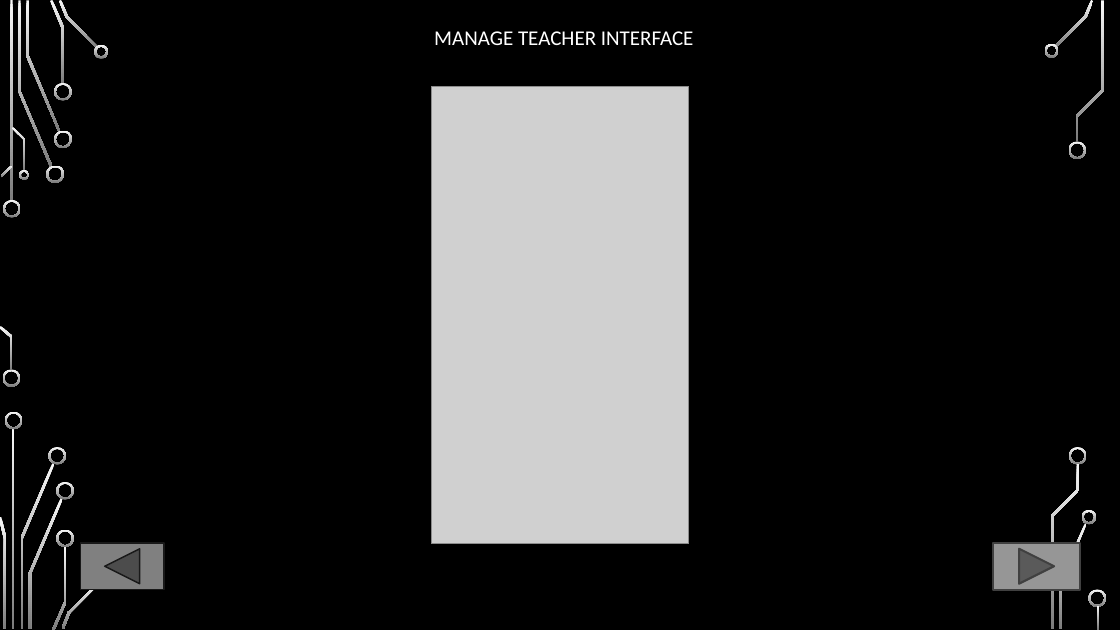
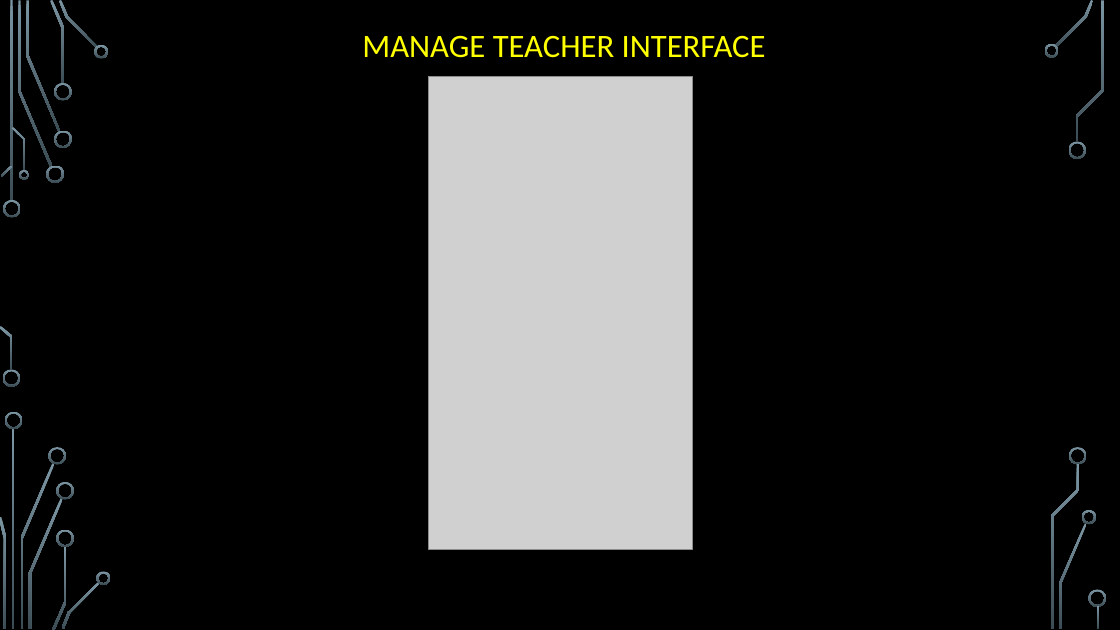
Before and after one commit to FarissAdnann/FYPGROUP2, a slide deck: slide 10 of Interface/INTERFACE.pptx. Drawn at 1120x630 pixels with LibreOffice and Linux fonts; fonts in the diff are those of the drawing; grey boxes stand for pictures; background and template pictures are left out. Boxes give left, top, right and bottom in pixels: in the first picture for what was removed or moved away, otherwise in the second. Text is boxed around its words. In the diff, an @@ line names an element or a change of style, - is before the commit and + after.

```diff
--- a/Interface/INTERFACE.pptx
+++ b/Interface/INTERFACE.pptx
@@ fill gradient #F8F8F8 to #7C7C7C to gradient #7C96A3 to #3B4C54 in 36 elements at box(3, 200, 21, 218), box(3, 370, 20, 387), box(18, 1, 52, 167), box(46, 166, 64, 183), box(26, 1, 60, 132), box(50, 0, 65, 84), box(54, 130, 71, 148), box(54, 83, 71, 101), box(59, 0, 97, 49), box(94, 45, 109, 58), box(1, 166, 13, 177), box(0, 326, 13, 371), box(12, 127, 25, 171), box(18, 170, 29, 180), box(13, 429, 15, 629), box(20, 463, 54, 628), box(5, 412, 23, 429), box(0, 517, 6, 628), box(49, 447, 66, 465), box(29, 498, 63, 629), box(52, 546, 66, 630), box(56, 482, 74, 500), box(56, 529, 74, 547), box(61, 581, 100, 629), box(97, 571, 111, 585), box(1055, 0, 1094, 47), box(1044, 44, 1059, 58), box(1069, 141, 1086, 159), box(1060, 523, 1087, 629), box(1082, 510, 1096, 524), box(1076, 1, 1104, 143), box(1070, 447, 1087, 465), box(1051, 464, 1080, 629), box(1089, 590, 1107, 607), box(1097, 606, 1100, 629), box(10, 1, 13, 202) @@
@@ text "MANAGE TEACHER INTERFACE" at box(362, 35, 766, 58): size 18 to 28 pt, text colour #FFFFFF to #FFFF00 @@
@@ picture: place and size @@
-picture at box(432, 87, 689, 544)
+picture at box(429, 76, 693, 549)
@@ action button back previous removed at box(81, 543, 164, 590) @@
@@ action button forward next removed at box(994, 543, 1081, 590) @@
```
Also in this commit, not shown: 11 other slides changed, 1 slide added, 1 slide removed, 6 other files.
